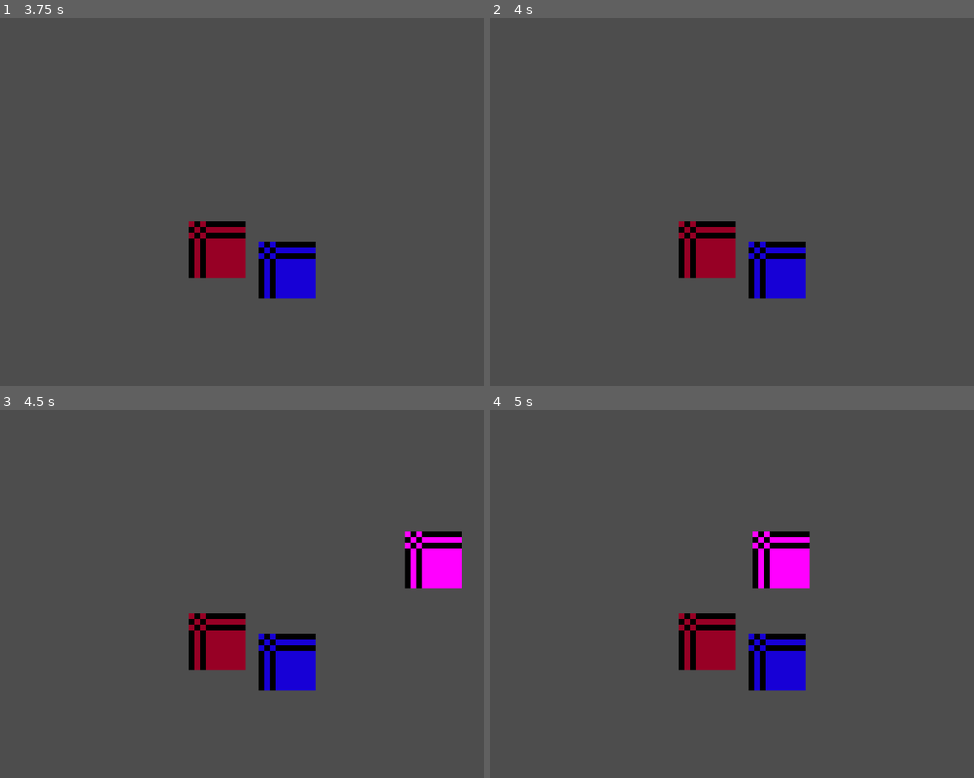
Above: before the commit, frames 1-4 (two rows, left to right).
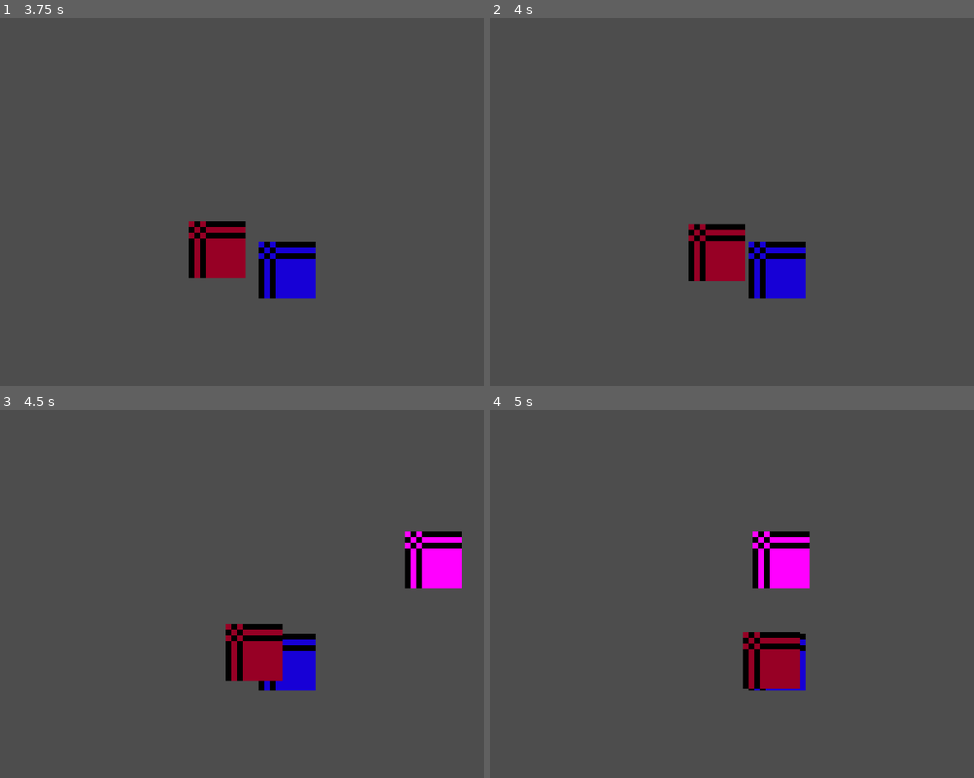
Above: after the commit, the same moments.

Repository: anqilique/GDGJam2-2025
Game: Godot game, scene res://Scenes/main.tscn
Two runs of this game, one before a commit and one after it. Both use one fixed random seed, a clock stepped at 60 frames per second and the inputs below.
Inputs:
- Up to frame 1 (3.75 s): hold D (fire_cat_move_right) 0.53-1.28 s; hold S (fire_cat_move_down) 1.28-2.03 s; hold D (fire_cat_move_right) 2.03-2.78 s; hold W (fire_cat_move_up) 2.78-3.53 s; hold A (fire_cat_move_left) from 3.53 s (still down)
- Up to frame 2 (4 s): keep holding A (fire_cat_move_left)
- Up to frame 3 (4.5 s): keep holding A (fire_cat_move_left)
- Up to frame 4 (5 s): keep holding A (fire_cat_move_left)

Frame 1 is identical in both runs. In frame 2, 1.3% of the frame differs, in the area x 38-53%, y 55-72%; in frame 3, 2.9%; in frame 4, 3.5%, in the area x 38-65%, y 55-76%.

Commit message:
added timers where animations should be

Diff:
--- a/Scenes/yarn_cat.tscn
+++ b/Scenes/yarn_cat.tscn
@@ -56,6 +56,7 @@
 script = ExtResource("5_63v1j")
 metadata/_custom_type_script = "uid://d2wxvba0tns6f"
 
-[node name="YCatHit" type="Node" parent="StateMachine"]
+[node name="YCatHit" type="Node" parent="StateMachine" node_paths=PackedStringArray("yarn_cat_state_machine")]
 script = ExtResource("6_jrn06")
+yarn_cat_state_machine = NodePath("..")
 metadata/_custom_type_script = "uid://cr0mp0gn4lrw"
--- a/Scripts/Shadow/States/ShadowAttack.gd
+++ b/Scripts/Shadow/States/ShadowAttack.gd
@@ -12,6 +12,7 @@
 	yarn_cat_health.take_damage(damage)
 
 	# play anim here
+	await get_tree().create_timer(0.4).timeout
 
 	# when anim finished go back to moving:
 	shadow_state_machine.on_child_transition(shadow_state_machine.current_state, "ShadowMove")
--- a/Scripts/YarnCat/States/YCatHit.gd
+++ b/Scripts/YarnCat/States/YCatHit.gd
@@ -1,12 +1,17 @@
 extends State
 class_name YCatHit
 
+@export var yarn_cat_state_machine : StateMachine
 var cat
 
 func enter():
 	cat = get_tree().get_first_node_in_group("YarnCat")
 
+	await get_tree().create_timer(0.2).timeout
 	# play animation?
+
+	# when anim finished go back to idle:
+	yarn_cat_state_machine.on_child_transition(yarn_cat_state_machine.current_state, "YcatIdle")
 
 func exit():
 	pass
